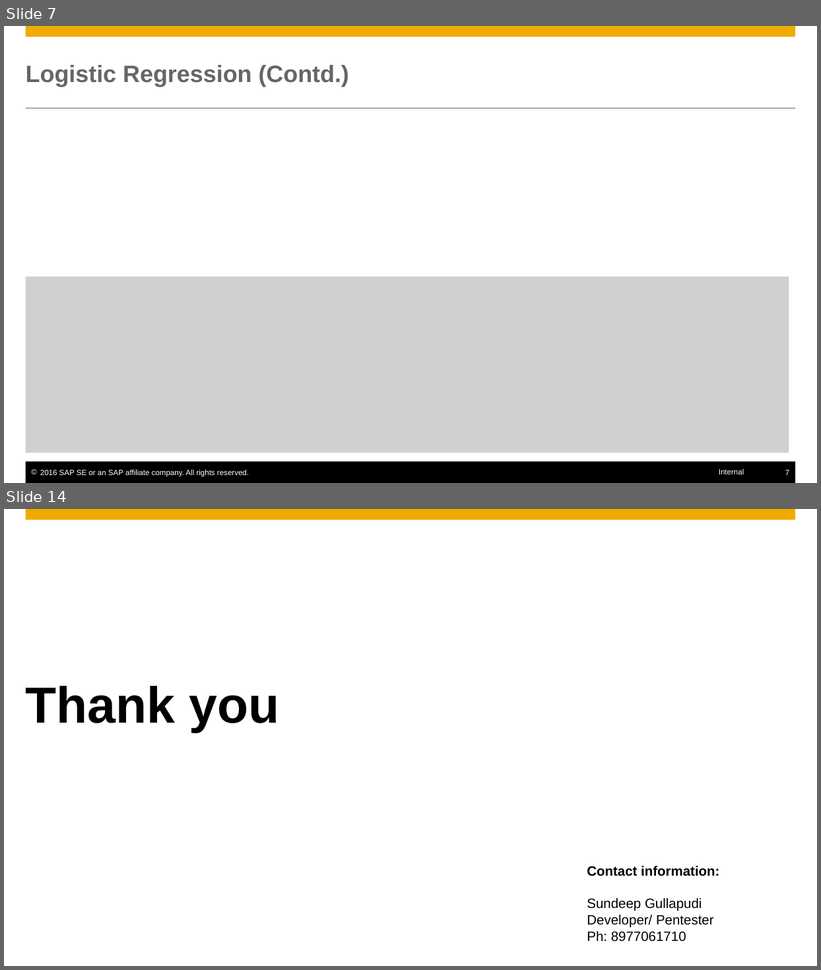
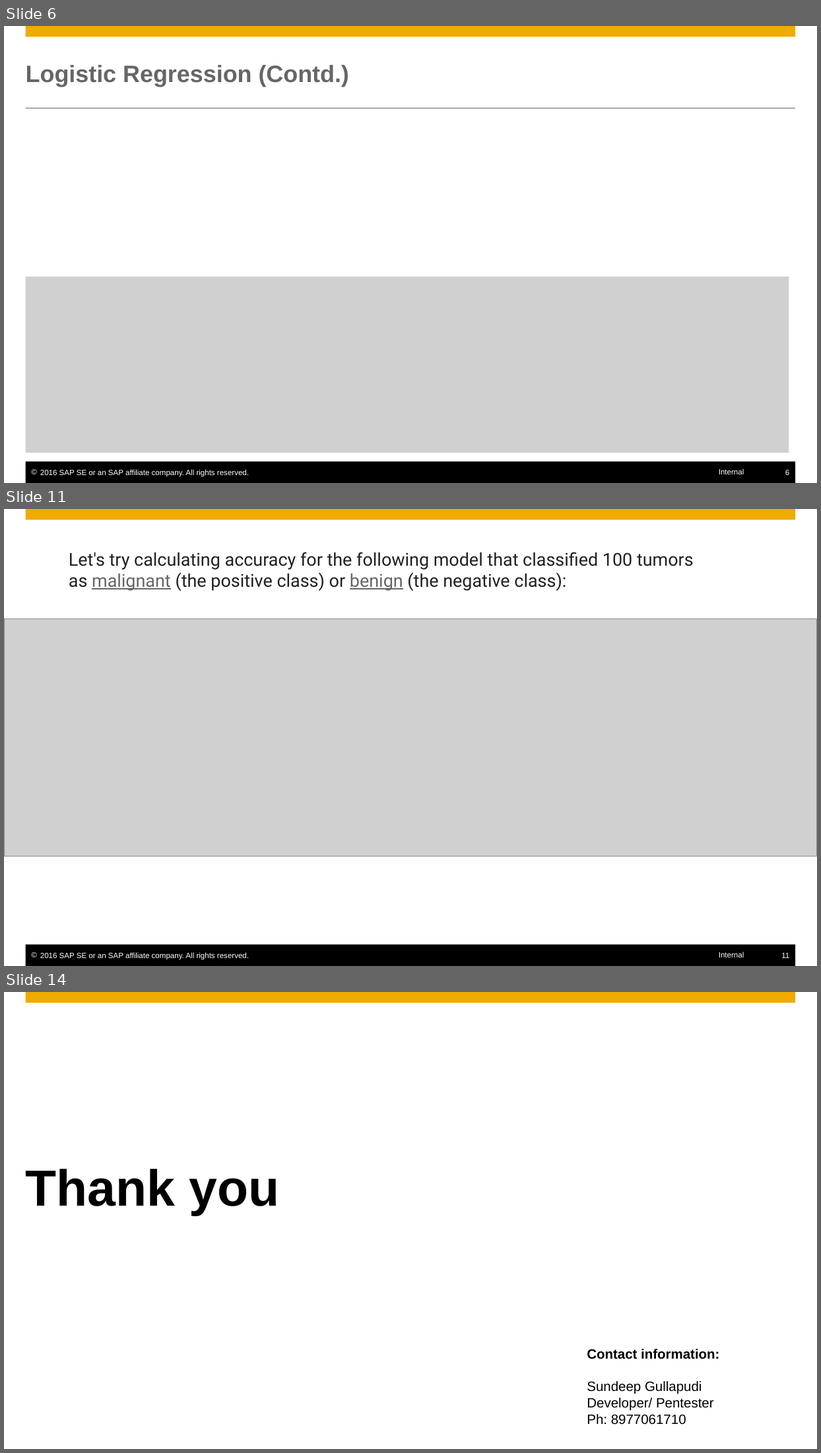
Before and after one commit to SherwinVarghese/Machine-Learning-TechknowSchool, a slide deck: modules/4. ML Algorithms/2. Classification/Classification_LR_DT.pptx. Shown one above the other, each under a label of ours: slides 7 and 14 before the commit, slides 6, 11 and 14 after it; the slides between them are not shown. The pictures are 821x970 and 821x1453 pixels, drawn with LibreOffice and Linux fonts; fonts in the diff are those of the drawing; grey boxes stand for pictures; background and template pictures are left out. Boxes give left, top, right and bottom in pixels: in the first picture for what was removed or moved away, otherwise in the second. Text is boxed around its words. In the diff, an @@ line names an element or a change of style, - is before the commit and + after.

Commit message:
Change in classification slide

```diff
--- a/modules/4. ML Algorithms/2. Classification/Classification_LR_DT.pptx
+++ b/modules/4. ML Algorithms/2. Classification/Classification_LR_DT.pptx
@@ slide 11 added at box(4, 509, 817, 966), background #FFFFFF; not listed: 5 template elements that a slide beside it also shows @@
@@ text added at box(69, 552, 694, 591), 21 pt, text #212121 @@
+Let's try calculating accuracy for the following model that classified 100 tumors as malignant (the positive class) or benign (the negative class):
@@ rectangle added at box(16, 582, 803, 603), fill #FFFFFF @@
@@ picture added at box(4, 619, 817, 855) @@
@@ what was slide 7 is now slide 6 @@
@@ page number at box(785, 470, 789, 475): text changed @@
-7
+6
```
Also in this commit, not shown: 2 slides changed, 5 other slides added, 6 slides removed.
